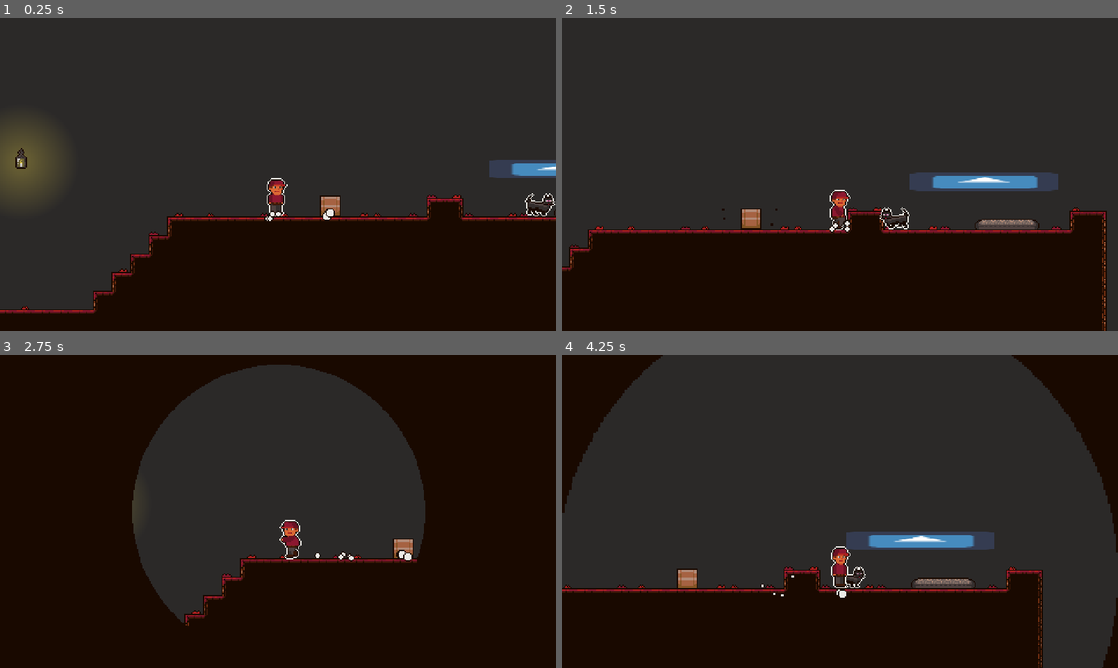
Above: before the commit, frames 1-4 (two rows, left to right).
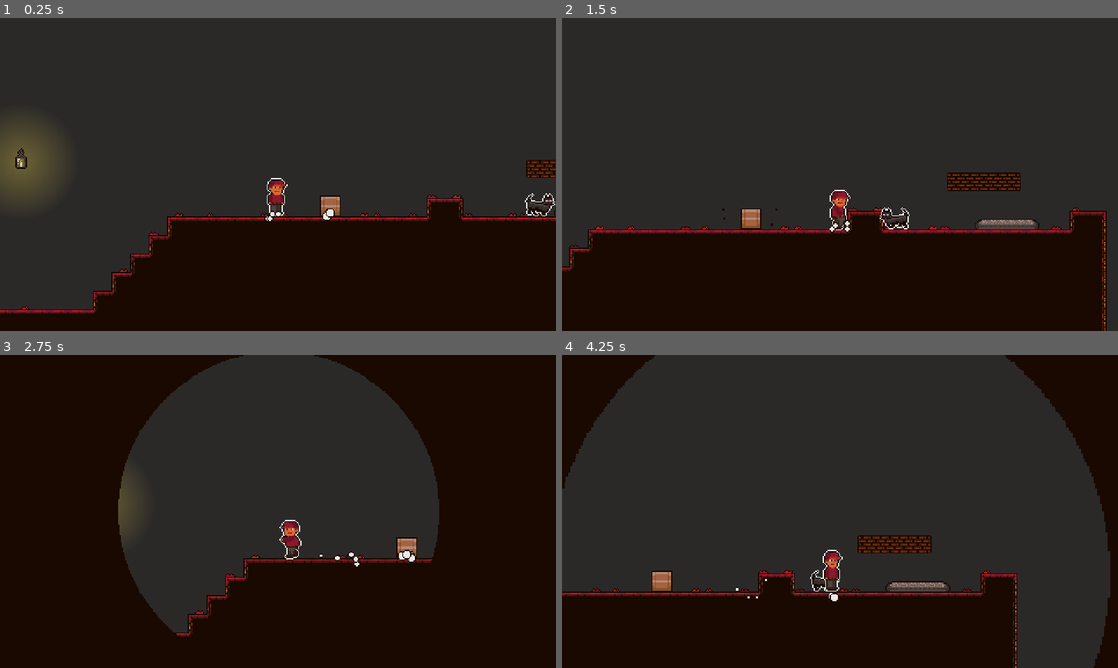
Above: after the commit, the same moments.

Repository: RemyIsCool/Carrying-Thing-Game
Game: Godot game, scene res://Levels/TestScene.tscn
The game is run twice, just before and just after one commit, with the same random seed, the same clock (stepped at 60 frames per second) and the same inputs. The engine's default icon, where the game draws it, is replaced by a stand-in: a white triangle on a blue panel in a dark square.
Inputs:
- Up to frame 1 (0.25 s): no input
- Up to frame 2 (1.5 s): hold D (right) from 0.53 s (still down); tap Space (pick_up_throw) at 0.6, 1.35 s; tap W (jump) at 0.77 s
- Up to frame 3 (2.75 s): tap W (jump) at 1.52 s; release D (right) at 2.03 s; hold A (left) from 2.03 s (still down); tap Space (pick_up_throw) at 2.1 s
- Up to frame 4 (4.25 s): release A (left) at 2.78 s; hold D (right) from 2.78 s (still down); tap Space (pick_up_throw) at 2.85, 3.6 s; tap W (jump) at 3.02, 3.77 s

The runs differ from the first frame. In frame 1, 0.7% of the frame differs, in the area x 88-100%, y 45-52%; in frame 2, 1.6%; in frame 3, 5.9%; in frame 4, 9.5%, in the area x 0-100%, y 0-100%.

Commit message:
added fall

Diff:
--- a/FallingPlatform/FallingPlatform.gd
+++ b/FallingPlatform/FallingPlatform.gd
@@ -2,9 +2,10 @@
 
 
 func _physics_process(delta: float) -> void:
-  if $PlayerDetector.overlaps_body(GlobalNodes.player) and not $FallTimer.time_left > 0:
-	  $FallTimer.start()
+	print($PlayerDetector.overlaps_body(GlobalNodes.player))
+	if $PlayerDetector.overlaps_body(GlobalNodes.player) and not $FallTimer.time_left > 0:
+		$FallTimer.start()
 
 
 func _on_FallTimer_timeout() -> void:
-  queue_free()
+	$AnimationPlayer.play("crumble")
--- a/FallingPlatform/FallingPlatform.tscn
+++ b/FallingPlatform/FallingPlatform.tscn
@@ -1,31 +1,143 @@
-[gd_scene load_steps=5 format=2]
+[gd_scene load_steps=7 format=2]
 
-[ext_resource path="res://icon.png" type="Texture" id=1]
+[ext_resource path="res://Levels/Art/FallingPlatform.png" type="Texture" id=1]
 [ext_resource path="res://FallingPlatform/FallingPlatform.gd" type="Script" id=2]
 
 [sub_resource type="RectangleShape2D" id=1]
-extents = Vector2( 64, 8 )
+extents = Vector2( 32, 6.5 )
 
 [sub_resource type="RectangleShape2D" id=2]
-extents = Vector2( 64, 3 )
+extents = Vector2( 32, 2.5 )
+
+[sub_resource type="Animation" id=4]
+length = 0.001
+tracks/0/type = "value"
+tracks/0/path = NodePath("CollisionShape2D:shape")
+tracks/0/interp = 1
+tracks/0/loop_wrap = true
+tracks/0/imported = false
+tracks/0/enabled = true
+tracks/0/keys = {
+"times": PoolRealArray( 0 ),
+"transitions": PoolRealArray( 1 ),
+"update": 0,
+"values": [ SubResource( 1 ) ]
+}
+tracks/1/type = "value"
+tracks/1/path = NodePath("CollisionShape2D:position")
+tracks/1/interp = 1
+tracks/1/loop_wrap = true
+tracks/1/imported = false
+tracks/1/enabled = true
+tracks/1/keys = {
+"times": PoolRealArray( 0 ),
+"transitions": PoolRealArray( 1 ),
+"update": 0,
+"values": [ Vector2( 0, 2 ) ]
+}
+tracks/2/type = "value"
+tracks/2/path = NodePath("CollisionShape2D:shape:extents")
+tracks/2/interp = 1
+tracks/2/loop_wrap = true
+tracks/2/imported = false
+tracks/2/enabled = true
+tracks/2/keys = {
+"times": PoolRealArray( 0 ),
+"transitions": PoolRealArray( 1 ),
+"update": 0,
+"values": [ Vector2( 32, 6 ) ]
+}
+tracks/3/type = "value"
+tracks/3/path = NodePath("PlayerDetector/CollisionShape2D:position")
+tracks/3/interp = 1
+tracks/3/loop_wrap = true
+tracks/3/imported = false
+tracks/3/enabled = true
+tracks/3/keys = {
+"times": PoolRealArray( 0 ),
+"transitions": PoolRealArray( 1 ),
+"update": 0,
+"values": [ Vector2( 0, 2.5 ) ]
+}
+
+[sub_resource type="Animation" id=3]
+resource_name = "crumble"
+length = 2.4
+tracks/0/type = "value"
+tracks/0/path = NodePath("Sprite:frame")
+tracks/0/interp = 1
+tracks/0/loop_wrap = true
+tracks/0/imported = false
+tracks/0/enabled = true
+tracks/0/keys = {
+"times": PoolRealArray( 0, 0.4, 0.8, 1.2, 1.6, 2 ),
+"transitions": PoolRealArray( 1, 1, 1, 1, 1, 1 ),
+"update": 1,
+"values": [ 0, 1, 2, 3, 4, 5 ]
+}
+tracks/1/type = "method"
+tracks/1/path = NodePath(".")
+tracks/1/interp = 1
+tracks/1/loop_wrap = true
+tracks/1/imported = false
+tracks/1/enabled = true
+tracks/1/keys = {
+"times": PoolRealArray( 2.4 ),
+"transitions": PoolRealArray( 1 ),
+"values": [ {
+"args": [  ],
+"method": "queue_free"
+} ]
+}
+tracks/2/type = "value"
+tracks/2/path = NodePath("CollisionShape2D:position")
+tracks/2/interp = 1
+tracks/2/loop_wrap = true
+tracks/2/imported = false
+tracks/2/enabled = true
+tracks/2/keys = {
+"times": PoolRealArray( 0, 2.4 ),
+"transitions": PoolRealArray( 1, 1 ),
+"update": 0,
+"values": [ Vector2( 0, 0 ), Vector2( 0, 6.5 ) ]
+}
+tracks/3/type = "value"
+tracks/3/path = NodePath("CollisionShape2D:shape:extents")
+tracks/3/interp = 1
+tracks/3/loop_wrap = true
+tracks/3/imported = false
+tracks/3/enabled = true
+tracks/3/keys = {
+"times": PoolRealArray( 0, 2.4 ),
+"transitions": PoolRealArray( 1, 1 ),
+"update": 0,
+"values": [ Vector2( 32, 8 ), Vector2( 32, 1.5 ) ]
+}
 
 [node name="FallingPlatformLeft" type="StaticBody2D"]
 script = ExtResource( 2 )
 
+[node name="Sprite" type="Sprite" parent="."]
+texture = ExtResource( 1 )
+hframes = 6
+
 [node name="CollisionShape2D" type="CollisionShape2D" parent="."]
+position = Vector2( 0, 2 )
 shape = SubResource( 1 )
 
-[node name="Sprite" type="Sprite" parent="."]
-scale = Vector2( 2, 0.25 )
-texture = ExtResource( 1 )
-
 [node name="PlayerDetector" type="Area2D" parent="."]
+position = Vector2( 0, -11 )
 
 [node name="CollisionShape2D" type="CollisionShape2D" parent="PlayerDetector"]
-position = Vector2( 0, -11 )
+position = Vector2( 0, 2.5 )
 shape = SubResource( 2 )
 
 [node name="FallTimer" type="Timer" parent="."]
+wait_time = 0.2
 one_shot = true
 
+[node name="AnimationPlayer" type="AnimationPlayer" parent="."]
+anims/RESET = SubResource( 4 )
+anims/crumble = SubResource( 3 )
+
 [connection signal="timeout" from="FallTimer" to="." method="_on_FallTimer_timeout"]
--- a/Levels/TestScene.tscn
+++ b/Levels/TestScene.tscn
@@ -753,9 +753,6 @@
 [node name="CatLitterLeft" parent="." instance=ExtResource( 14 )]
 position = Vector2( 754, 140 )
 
-[node name="FallingPlatformLeft" parent="CatLitterLeft" instance=ExtResource( 17 )]
-position = Vector2( 4, -37 )
-
 [node name="CatLitterMiddle" parent="." instance=ExtResource( 15 )]
 position = Vector2( 762, 140 )
 
@@ -773,3 +770,6 @@
 
 [node name="CatLitterRight" parent="." instance=ExtResource( 16 )]
 position = Vector2( 802, 140 )
+
+[node name="FallingPlatformLeft" parent="." instance=ExtResource( 17 )]
+position = Vector2( 758, 103 )
Not shown, added: Levels/Art/FallingPlatform.png.import
